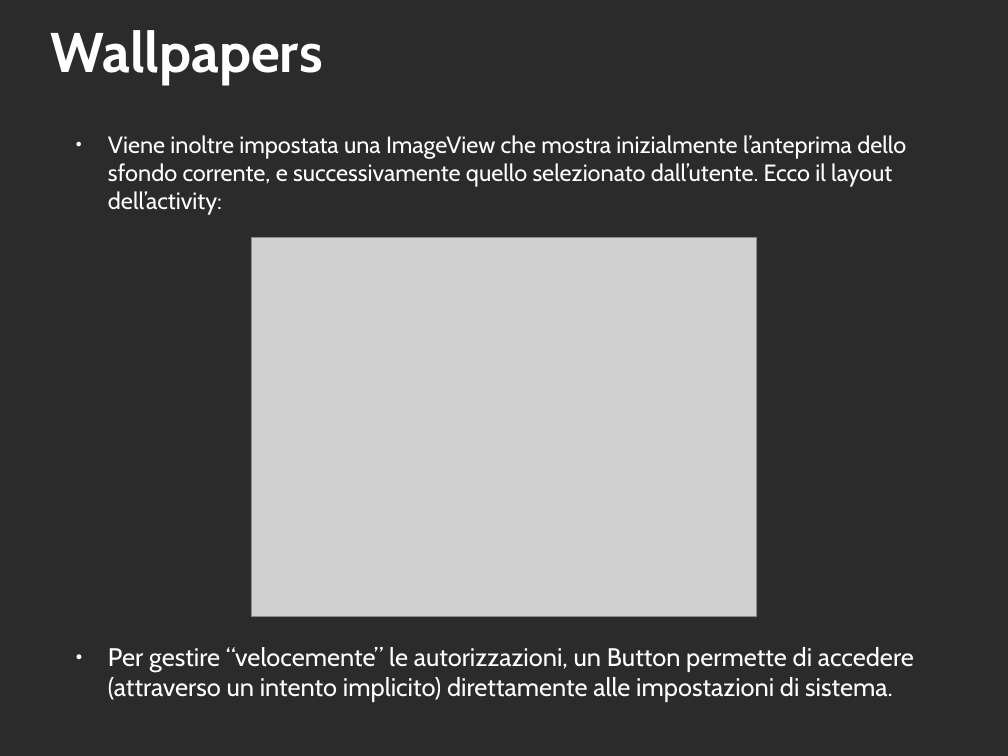
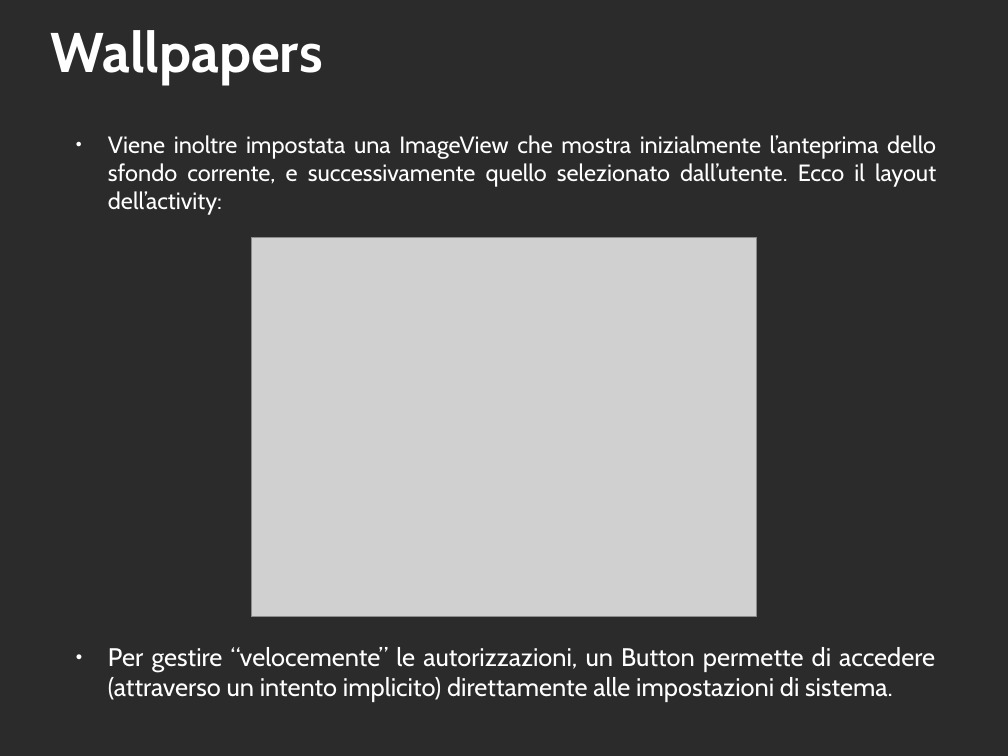
Before and after one commit to 0088024/Wallpaper_v4, a slide deck: slide 13 of ESONERO_WALLPAPERS_FPR-IOL2018(gerry).odp. Drawn at 1008x756 pixels with LibreOffice and Linux fonts; fonts in the diff are those of the drawing; grey boxes stand for pictures; background and template pictures are left out; a plain dark background stands for a picture behind light text. Boxes give left, top, right and bottom in pixels: in the first picture for what was removed or moved away, otherwise in the second. Text is boxed around its words. In the diff, an @@ line names an element or a change of style, - is before the commit and + after.

```diff
--- a/ESONERO_WALLPAPERS_FPR-IOL2018(gerry).odp
+++ b/ESONERO_WALLPAPERS_FPR-IOL2018(gerry).odp
@@ text "Viene inoltre impostata una ImageView ..." at (108,135,936,215): alignment left to justified @@
@@ text "Per gestire “velocemente” le autorizzazioni, ..." at (108,647,935,702): alignment left to justified @@
```
Also in this commit, not shown: 2 other slides changed.
